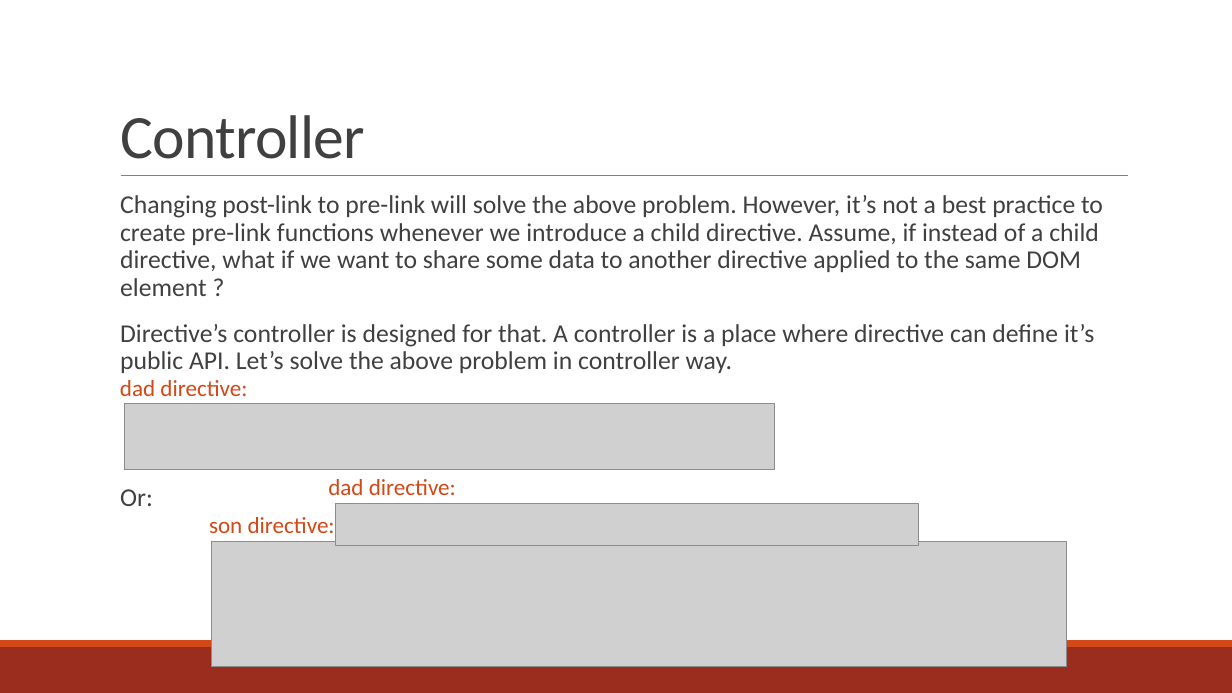
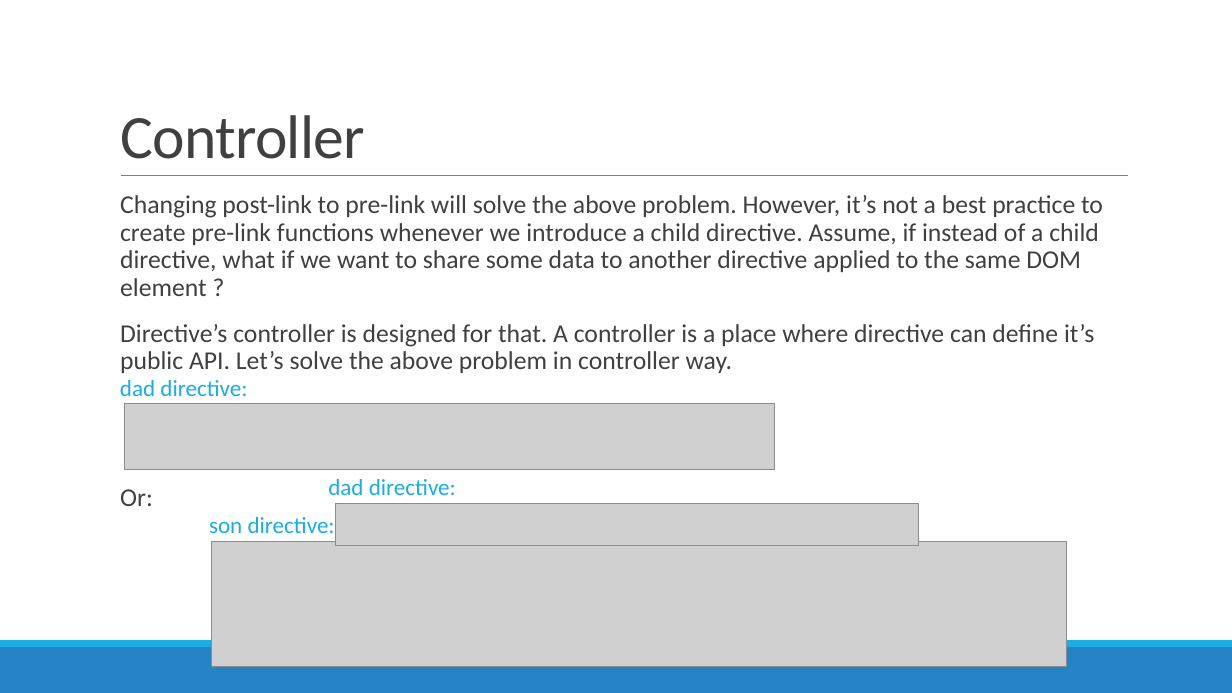
Before and after one commit to rivkiaizen/PhotoGalery, a slide deck: slide 42 of PhotoGalery/AngularJS-directive - final.pptx. Drawn at 1232x693 pixels with LibreOffice and Linux fonts; fonts in the diff are those of the drawing; grey boxes stand for pictures; background and template pictures are left out. Boxes give left, top, right and bottom in pixels: in the first picture for what was removed or moved away, otherwise in the second. Text is boxed around its words. In the diff, an @@ line names an element or a change of style, - is before the commit and + after.

```diff
--- a/PhotoGalery/AngularJS-directive - final.pptx
+++ b/PhotoGalery/AngularJS-directive - final.pptx
@@ text "Changing post-link to pre-link will ..." at (120,195,1103,506): bullet colour #D34817 to #1CADE4 @@
@@ text colour #D34817 to #1CADE4 in 3 elements at (120,380,247,396), (328,479,456,495), (209,517,335,533) @@
@@ rectangle at (0,647,1232,693): fill #9B2D1F to #2683C6 @@
@@ rectangle at (0,640,1232,647): fill #D34817 to #1CADE4 @@
```
Also in this commit, not shown: 53 other slides changed, 3 other files.
